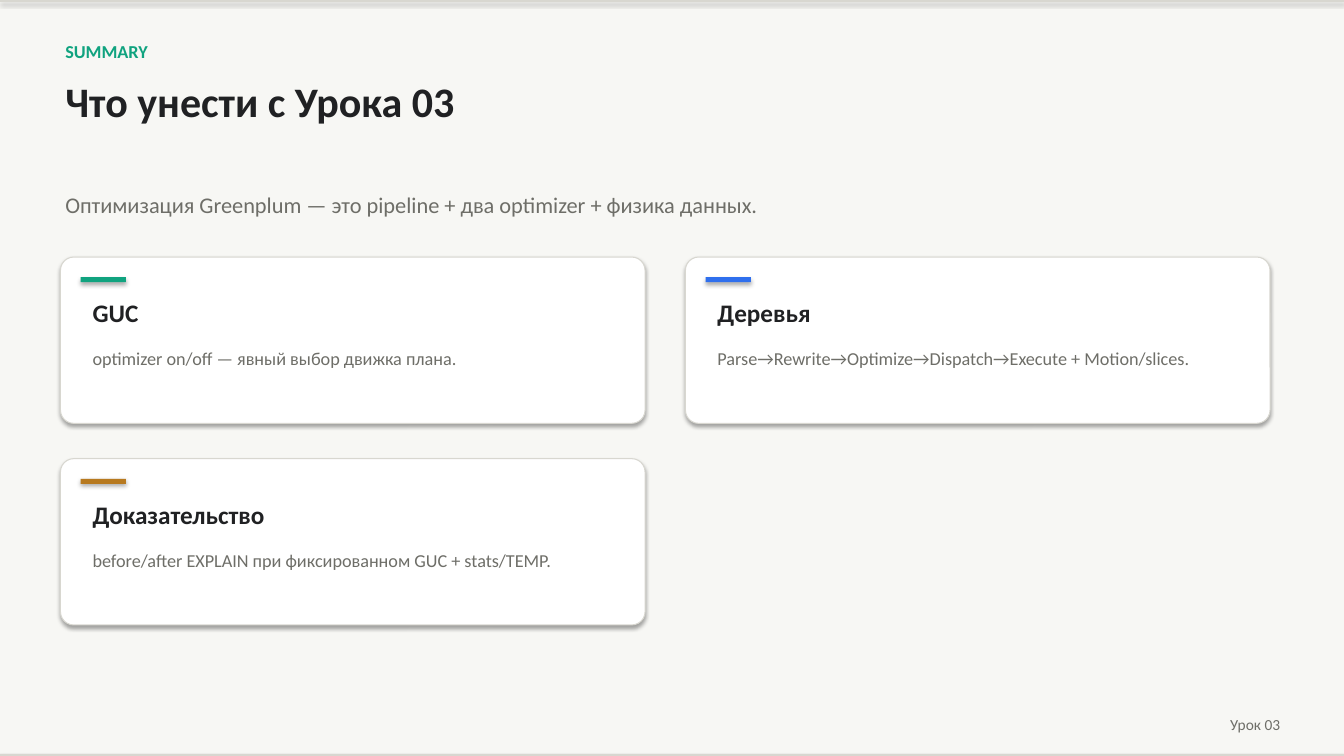
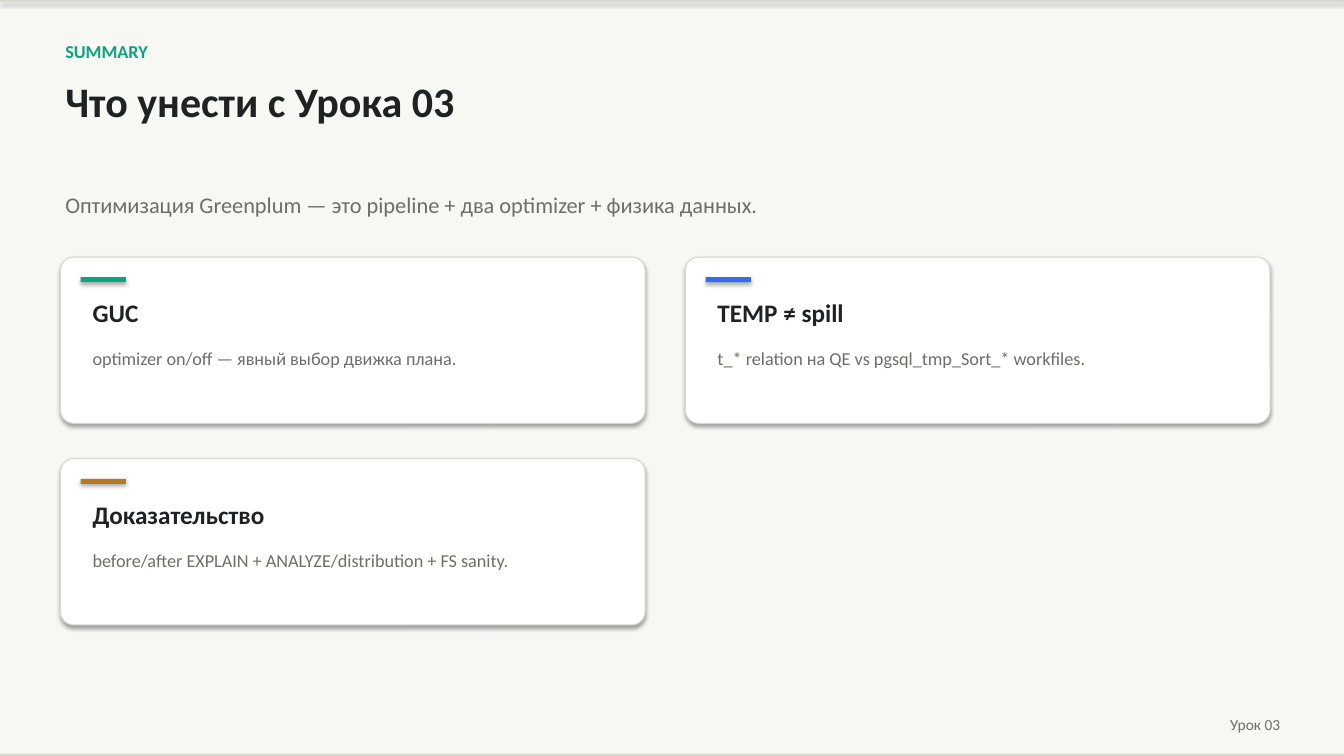
Before and after one commit to PaulKov/de-mentor, a slide deck: slide 52 of artifacts/greenplum-query-tuning-theory.pptx (slide 43 before the commit). Drawn at 1344x756 pixels with LibreOffice and Linux fonts; fonts in the diff are those of the drawing. Boxes give left, top, right and bottom in pixels: in the first picture for what was removed or moved away, otherwise in the second. Text is boxed around its words. In the diff, an @@ line names an element or a change of style, - is before the commit and + after.

```diff
--- a/artifacts/greenplum-query-tuning-theory.pptx
+++ b/artifacts/greenplum-query-tuning-theory.pptx
@@ text at (717, 304, 844, 326): text changed @@
-Деревья
+TEMP ≠ spill
@@ text at (717, 352, 1085, 368): text changed @@
-Parse→Rewrite→Optimize→Dispatch→Execute + Motion/slices.
+t_* relation на QE vs pgsql_tmp_Sort_* workfiles.
@@ text at (93, 554, 508, 570): text changed @@
-before/after EXPLAIN при фиксированном GUC + stats/TEMP.
+before/after EXPLAIN + ANALYZE/distribution + FS sanity.
```
Also in this commit, not shown: 1 other slide changed, 11 slides added, 2 slides removed, 33 other files.
